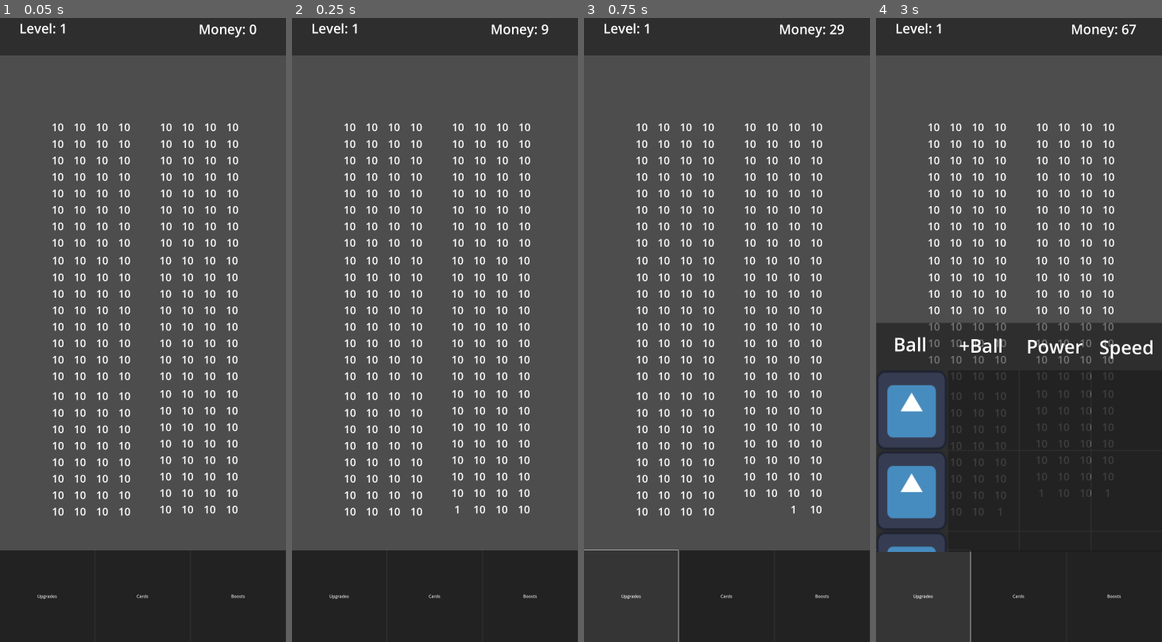
Above: before the commit, frames 1-4 (left to right).
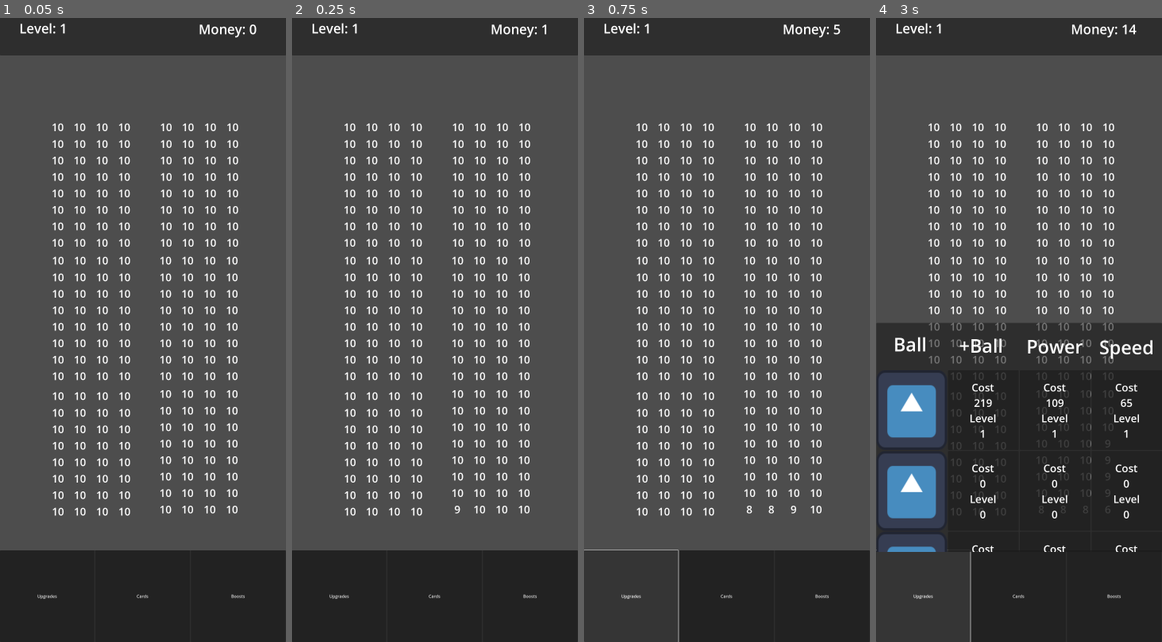
Above: after the commit, the same moments.

Repository: bondhusjude/IdleBrickGame
Game: Godot game, scene res://Scenes/main.tscn
Two runs of this game, one before a commit and one after it. Both use one fixed random seed, a clock stepped at 60 frames per second and the inputs below. The engine's default icon, where the game draws it, is replaced by a stand-in: a white triangle on a blue panel in a dark square.
Inputs:
- Up to frame 1 (0.05 s): no input
- Up to frame 2 (0.25 s): no input
- Up to frame 3 (0.75 s): click "Upgrades" at 0.5 s
- Up to frame 4 (3 s): click "Cards" at 1.25 s; click "Boosts" at 2 s; click "Upgrades" at 2.75 s

Frame 1 is identical in both runs. In frame 2, less than 0.1% of the frame differs, in the area x 56-90%, y 1-80%; in frame 3, 0.3%; in frame 4, 1.2%, in the area x 33-92%, y 1-86%.

Commit message:
finalized upgrades system and adding new balls will take minimal code

Diff:
--- a/Ball/BasicBall/basicBall.tres
+++ b/Ball/BasicBall/basicBall.tres
@@ -4,5 +4,5 @@
 
 [resource]
 script = ExtResource("1_qu8u4")
-damage = 9
+damage = 1
 speed = 500
--- a/Bricks/BasicBrick/BasicBrick.gd
+++ b/Bricks/BasicBrick/BasicBrick.gd
@@ -7,7 +7,11 @@
 func _ready():
 	if brick:
 		brick = brick.duplicate(true)
+		gameMan.getLevel()
 		label.text = str(brick.getHealth())
+
+func calculate_health(base_cost: int, upgrades: int) -> int:
+	return int(base_cost * (upgrades + 1) * log(upgrades + 2))
 
 func _on_body_entered(body: Node2D) -> void:
 	if body.get_class() == "CharacterBody2D":  # Alternative to `is Ball`
--- a/Bricks/brick_base.gd
+++ b/Bricks/brick_base.gd
@@ -1,7 +1,7 @@
 extends Resource
 class_name Brick
 
-@export var health = 10
+@export var health = 1
 @export var brickTexture: Texture2D
 
 func healthAdd(add: int):
--- a/Scenes/main.tscn
+++ b/Scenes/main.tscn
@@ -12,6 +12,9 @@
 
 [sub_resource type="LabelSettings" id="LabelSettings_tfvwg"]
 font_size = 50
+
+[sub_resource type="LabelSettings" id="LabelSettings_yqalx"]
+font_size = 40
 
 [sub_resource type="LabelSettings" id="LabelSettings_xrbhn"]
 font_size = 70
@@ -204,8 +207,6 @@
 mouse_filter = 0
 horizontal_scroll_mode = 0
 vertical_scroll_mode = 3
-script = ExtResource("4_q33mv")
-basicBall = ExtResource("5_6yf3o")
 
 [node name="VBoxContainer" type="VBoxContainer" parent="FullScreen/ExtraMenu/Upgrades/Upgrades"]
 layout_mode = 2
@@ -219,6 +220,9 @@
 size_flags_vertical = 0
 mouse_filter = 2
 alignment = 1
+script = ExtResource("4_q33mv")
+basicBallR = ExtResource("5_6yf3o")
+gameManR = ExtResource("4_f61w4")
 
 [node name="Icon" type="TextureRect" parent="FullScreen/ExtraMenu/Upgrades/Upgrades/VBoxContainer/BasicBall"]
 layout_mode = 2
@@ -230,96 +234,276 @@
 size_flags_horizontal = 3
 mouse_filter = 1
 
+[node name="Label" type="Label" parent="FullScreen/ExtraMenu/Upgrades/Upgrades/VBoxContainer/BasicBall/plusBall"]
+layout_mode = 1
+anchors_preset = -1
+anchor_right = 0.993
+anchor_bottom = 1.0
+offset_right = -0.131012
+offset_bottom = 3.0
+text = "Cost
+0
+Level
+0"
+label_settings = SubResource("LabelSettings_yqalx")
+horizontal_alignment = 1
+vertical_alignment = 1
+
 [node name="Power" type="Button" parent="FullScreen/ExtraMenu/Upgrades/Upgrades/VBoxContainer/BasicBall"]
 layout_mode = 2
 size_flags_horizontal = 3
 mouse_filter = 1
 
+[node name="Label" type="Label" parent="FullScreen/ExtraMenu/Upgrades/Upgrades/VBoxContainer/BasicBall/Power"]
+layout_mode = 1
+anchors_preset = -1
+anchor_right = 0.993
+anchor_bottom = 1.0
+offset_right = -0.131012
+offset_bottom = 3.0
+text = "Cost
+0
+Level
+0"
+label_settings = SubResource("LabelSettings_yqalx")
+horizontal_alignment = 1
+vertical_alignment = 1
+
 [node name="Speed" type="Button" parent="FullScreen/ExtraMenu/Upgrades/Upgrades/VBoxContainer/BasicBall"]
 layout_mode = 2
 size_flags_horizontal = 3
 mouse_filter = 1
 
-[node name="EmptyTemplate" type="HBoxContainer" parent="FullScreen/ExtraMenu/Upgrades/Upgrades/VBoxContainer"]
+[node name="Label" type="Label" parent="FullScreen/ExtraMenu/Upgrades/Upgrades/VBoxContainer/BasicBall/Speed"]
+layout_mode = 1
+anchors_preset = -1
+anchor_right = 0.993
+anchor_bottom = 1.0
+offset_right = -0.131012
+offset_bottom = 3.0
+text = "Cost
+0
+Level
+0"
+label_settings = SubResource("LabelSettings_yqalx")
+horizontal_alignment = 1
+vertical_alignment = 1
+
+[node name="Template" type="HBoxContainer" parent="FullScreen/ExtraMenu/Upgrades/Upgrades/VBoxContainer"]
 custom_minimum_size = Vector2(0, 300)
 layout_mode = 2
 size_flags_vertical = 0
 mouse_filter = 2
 alignment = 1
 
-[node name="Icon" type="TextureRect" parent="FullScreen/ExtraMenu/Upgrades/Upgrades/VBoxContainer/EmptyTemplate"]
+[node name="Icon" type="TextureRect" parent="FullScreen/ExtraMenu/Upgrades/Upgrades/VBoxContainer/Template"]
 layout_mode = 2
 size_flags_horizontal = 3
 texture = ExtResource("3_gv57q")
 
-[node name="Button2" type="Button" parent="FullScreen/ExtraMenu/Upgrades/Upgrades/VBoxContainer/EmptyTemplate"]
-layout_mode = 2
-size_flags_horizontal = 3
-mouse_filter = 1
-
-[node name="Button3" type="Button" parent="FullScreen/ExtraMenu/Upgrades/Upgrades/VBoxContainer/EmptyTemplate"]
-layout_mode = 2
-size_flags_horizontal = 3
-mouse_filter = 1
-
-[node name="Button4" type="Button" parent="FullScreen/ExtraMenu/Upgrades/Upgrades/VBoxContainer/EmptyTemplate"]
-layout_mode = 2
-size_flags_horizontal = 3
-mouse_filter = 1
-
-[node name="EmptyTemplate1" type="HBoxContainer" parent="FullScreen/ExtraMenu/Upgrades/Upgrades/VBoxContainer"]
+[node name="plusBall" type="Button" parent="FullScreen/ExtraMenu/Upgrades/Upgrades/VBoxContainer/Template"]
+layout_mode = 2
+size_flags_horizontal = 3
+mouse_filter = 1
+
+[node name="Label" type="Label" parent="FullScreen/ExtraMenu/Upgrades/Upgrades/VBoxContainer/Template/plusBall"]
+layout_mode = 1
+anchors_preset = -1
+anchor_right = 0.993
+anchor_bottom = 1.0
+offset_right = -0.131012
+offset_bottom = 3.0
+text = "Cost
+0
+Level
+0"
+label_settings = SubResource("LabelSettings_yqalx")
+horizontal_alignment = 1
+vertical_alignment = 1
+
+[node name="Power" type="Button" parent="FullScreen/ExtraMenu/Upgrades/Upgrades/VBoxContainer/Template"]
+layout_mode = 2
+size_flags_horizontal = 3
+mouse_filter = 1
+
+[node name="Label" type="Label" parent="FullScreen/ExtraMenu/Upgrades/Upgrades/VBoxContainer/Template/Power"]
+layout_mode = 1
+anchors_preset = -1
+anchor_right = 0.993
+anchor_bottom = 1.0
+offset_right = -0.131012
+offset_bottom = 3.0
+text = "Cost
+0
+Level
+0"
+label_settings = SubResource("LabelSettings_yqalx")
+horizontal_alignment = 1
+vertical_alignment = 1
+
+[node name="Speed" type="Button" parent="FullScreen/ExtraMenu/Upgrades/Upgrades/VBoxContainer/Template"]
+layout_mode = 2
+size_flags_horizontal = 3
+mouse_filter = 1
+
+[node name="Label" type="Label" parent="FullScreen/ExtraMenu/Upgrades/Upgrades/VBoxContainer/Template/Speed"]
+layout_mode = 1
+anchors_preset = -1
+anchor_right = 0.993
+anchor_bottom = 1.0
+offset_right = -0.131012
+offset_bottom = 3.0
+text = "Cost
+0
+Level
+0"
+label_settings = SubResource("LabelSettings_yqalx")
+horizontal_alignment = 1
+vertical_alignment = 1
+
+[node name="Template1" type="HBoxContainer" parent="FullScreen/ExtraMenu/Upgrades/Upgrades/VBoxContainer"]
 custom_minimum_size = Vector2(0, 300)
 layout_mode = 2
 size_flags_vertical = 0
 mouse_filter = 2
 alignment = 1
 
-[node name="Icon" type="TextureRect" parent="FullScreen/ExtraMenu/Upgrades/Upgrades/VBoxContainer/EmptyTemplate1"]
+[node name="Icon" type="TextureRect" parent="FullScreen/ExtraMenu/Upgrades/Upgrades/VBoxContainer/Template1"]
 layout_mode = 2
 size_flags_horizontal = 3
 texture = ExtResource("3_gv57q")
 
-[node name="Button2" type="Button" parent="FullScreen/ExtraMenu/Upgrades/Upgrades/VBoxContainer/EmptyTemplate1"]
-layout_mode = 2
-size_flags_horizontal = 3
-mouse_filter = 1
-
-[node name="Button3" type="Button" parent="FullScreen/ExtraMenu/Upgrades/Upgrades/VBoxContainer/EmptyTemplate1"]
-layout_mode = 2
-size_flags_horizontal = 3
-mouse_filter = 1
-
-[node name="Button4" type="Button" parent="FullScreen/ExtraMenu/Upgrades/Upgrades/VBoxContainer/EmptyTemplate1"]
-layout_mode = 2
-size_flags_horizontal = 3
-mouse_filter = 1
-
-[node name="EmptyTemplate2" type="HBoxContainer" parent="FullScreen/ExtraMenu/Upgrades/Upgrades/VBoxContainer"]
+[node name="plusBall" type="Button" parent="FullScreen/ExtraMenu/Upgrades/Upgrades/VBoxContainer/Template1"]
+layout_mode = 2
+size_flags_horizontal = 3
+mouse_filter = 1
+
+[node name="Label" type="Label" parent="FullScreen/ExtraMenu/Upgrades/Upgrades/VBoxContainer/Template1/plusBall"]
+layout_mode = 1
+anchors_preset = -1
+anchor_right = 0.993
+anchor_bottom = 1.0
+offset_right = -0.131012
+offset_bottom = 3.0
+text = "Cost
+0
+Level
+0"
+label_settings = SubResource("LabelSettings_yqalx")
+horizontal_alignment = 1
+vertical_alignment = 1
+
+[node name="Power" type="Button" parent="FullScreen/ExtraMenu/Upgrades/Upgrades/VBoxContainer/Template1"]
+layout_mode = 2
+size_flags_horizontal = 3
+mouse_filter = 1
+
+[node name="Label" type="Label" parent="FullScreen/ExtraMenu/Upgrades/Upgrades/VBoxContainer/Template1/Power"]
+layout_mode = 1
+anchors_preset = -1
+anchor_right = 0.993
+anchor_bottom = 1.0
+offset_right = -0.131012
+offset_bottom = 3.0
+text = "Cost
+0
+Level
+0"
+label_settings = SubResource("LabelSettings_yqalx")
+horizontal_alignment = 1
+vertical_alignment = 1
+
+[node name="Speed" type="Button" parent="FullScreen/ExtraMenu/Upgrades/Upgrades/VBoxContainer/Template1"]
+layout_mode = 2
+size_flags_horizontal = 3
+mouse_filter = 1
+
+[node name="Label" type="Label" parent="FullScreen/ExtraMenu/Upgrades/Upgrades/VBoxContainer/Template1/Speed"]
+layout_mode = 1
+anchors_preset = -1
+anchor_right = 0.993
+anchor_bottom = 1.0
+offset_right = -0.131012
+offset_bottom = 3.0
+text = "Cost
+0
+Level
+0"
+label_settings = SubResource("LabelSettings_yqalx")
+horizontal_alignment = 1
+vertical_alignment = 1
+
+[node name="Template2" type="HBoxContainer" parent="FullScreen/ExtraMenu/Upgrades/Upgrades/VBoxContainer"]
 custom_minimum_size = Vector2(0, 300)
 layout_mode = 2
 size_flags_vertical = 0
 mouse_filter = 2
 alignment = 1
 
-[node name="Icon" type="TextureRect" parent="FullScreen/ExtraMenu/Upgrades/Upgrades/VBoxContainer/EmptyTemplate2"]
+[node name="Icon" type="TextureRect" parent="FullScreen/ExtraMenu/Upgrades/Upgrades/VBoxContainer/Template2"]
 layout_mode = 2
 size_flags_horizontal = 3
 texture = ExtResource("3_gv57q")
 
-[node name="Button2" type="Button" parent="FullScreen/ExtraMenu/Upgrades/Upgrades/VBoxContainer/EmptyTemplate2"]
-layout_mode = 2
-size_flags_horizontal = 3
-mouse_filter = 1
-
-[node name="Button3" type="Button" parent="FullScreen/ExtraMenu/Upgrades/Upgrades/VBoxContainer/EmptyTemplate2"]
-layout_mode = 2
-size_flags_horizontal = 3
-mouse_filter = 1
-
-[node name="Button4" type="Button" parent="FullScreen/ExtraMenu/Upgrades/Upgrades/VBoxContainer/EmptyTemplate2"]
-layout_mode = 2
-size_flags_horizontal = 3
-mouse_filter = 1
+[node name="plusBall" type="Button" parent="FullScreen/ExtraMenu/Upgrades/Upgrades/VBoxContainer/Template2"]
+layout_mode = 2
+size_flags_horizontal = 3
+mouse_filter = 1
+
+[node name="Label" type="Label" parent="FullScreen/ExtraMenu/Upgrades/Upgrades/VBoxContainer/Template2/plusBall"]
+layout_mode = 1
+anchors_preset = -1
+anchor_right = 0.993
+anchor_bottom = 1.0
+offset_right = -0.131012
+offset_bottom = 3.0
+text = "Cost
+0
+Level
+0"
+label_settings = SubResource("LabelSettings_yqalx")
+horizontal_alignment = 1
+vertical_alignment = 1
+
+[node name="Power" type="Button" parent="FullScreen/ExtraMenu/Upgrades/Upgrades/VBoxContainer/Template2"]
+layout_mode = 2
+size_flags_horizontal = 3
+mouse_filter = 1
+
+[node name="Label" type="Label" parent="FullScreen/ExtraMenu/Upgrades/Upgrades/VBoxContainer/Template2/Power"]
+layout_mode = 1
+anchors_preset = -1
+anchor_right = 0.993
+anchor_bottom = 1.0
+offset_right = -0.131012
+offset_bottom = 3.0
+text = "Cost
+0
+Level
+0"
+label_settings = SubResource("LabelSettings_yqalx")
+horizontal_alignment = 1
+vertical_alignment = 1
+
+[node name="Speed" type="Button" parent="FullScreen/ExtraMenu/Upgrades/Upgrades/VBoxContainer/Template2"]
+layout_mode = 2
+size_flags_horizontal = 3
+mouse_filter = 1
+
+[node name="Label" type="Label" parent="FullScreen/ExtraMenu/Upgrades/Upgrades/VBoxContainer/Template2/Speed"]
+layout_mode = 1
+anchors_preset = -1
+anchor_right = 0.993
+anchor_bottom = 1.0
+offset_right = -0.131012
+offset_bottom = 3.0
+text = "Cost
+0
+Level
+0"
+label_settings = SubResource("LabelSettings_yqalx")
+horizontal_alignment = 1
+vertical_alignment = 1
 
 [node name="BallLabel" type="Label" parent="FullScreen/ExtraMenu/Upgrades"]
 layout_mode = 1
@@ -393,6 +577,6 @@
 [connection signal="child_exiting_tree" from="BrickFormationMan" to="BrickFormationMan" method="_on_child_exiting_tree"]
 [connection signal="endLevel" from="BrickFormationMan" to="GameManager" method="_on_brick_formation_man_end_level"]
 [connection signal="pressed" from="FullScreen/Bottom_UI/HBoxContainer/Upgrades" to="FullScreen" method="_on_upgrades_pressed"]
-[connection signal="pressed" from="FullScreen/ExtraMenu/Upgrades/Upgrades/VBoxContainer/BasicBall/plusBall" to="FullScreen/ExtraMenu/Upgrades/Upgrades" method="_on_plus_ball_pressed"]
-[connection signal="pressed" from="FullScreen/ExtraMenu/Upgrades/Upgrades/VBoxContainer/BasicBall/Power" to="FullScreen/ExtraMenu/Upgrades/Upgrades" method="_on_power_pressed"]
-[connection signal="pressed" from="FullScreen/ExtraMenu/Upgrades/Upgrades/VBoxContainer/BasicBall/Speed" to="FullScreen/ExtraMenu/Upgrades/Upgrades" method="_on_speed_pressed"]
+[connection signal="pressed" from="FullScreen/ExtraMenu/Upgrades/Upgrades/VBoxContainer/BasicBall/plusBall" to="FullScreen/ExtraMenu/Upgrades/Upgrades/VBoxContainer/BasicBall" method="_on_plus_ball_pressed"]
+[connection signal="pressed" from="FullScreen/ExtraMenu/Upgrades/Upgrades/VBoxContainer/BasicBall/Power" to="FullScreen/ExtraMenu/Upgrades/Upgrades/VBoxContainer/BasicBall" method="_on_power_pressed"]
+[connection signal="pressed" from="FullScreen/ExtraMenu/Upgrades/Upgrades/VBoxContainer/BasicBall/Speed" to="FullScreen/ExtraMenu/Upgrades/Upgrades/VBoxContainer/BasicBall" method="_on_speed_pressed"]
--- a/UI/upgrades.gd
+++ b/UI/upgrades.gd
@@ -1,16 +1,70 @@
 extends Control
 
-@export var basicBall: Ball
-@onready var gameMan = $"../../../../GameManager"
+@export var basicBallR: Ball
+@onready var basicBall = self
+@export var gameManR: GameManager
+@onready var gameMan = $"../../../../../../GameManager"
+
+@onready var powerLabel = (basicBall.get_child(2)).get_child(0)
+@onready var speedLabel = (basicBall.get_child(3)).get_child(0)
+@onready var plusLabel = (basicBall.get_child(1)).get_child(0)
+
+# Base costs for each upgrade
+var base_cost_power: int = 50
+var base_cost_speed: int = 30
+var base_cost_ball: int = 100
+
+# Upgrade counters
+var power_upgrades: int = 1
+var speed_upgrades: int = 1
+var ball_upgrades: int = 1
+
+func _ready() -> void:
+	set_text(powerLabel, power_upgrades, calculate_cost(base_cost_power, power_upgrades))
+	set_text(speedLabel, speed_upgrades, calculate_cost(base_cost_speed, speed_upgrades))
+	set_text(plusLabel, ball_upgrades, calculate_cost(base_cost_ball, ball_upgrades))
+
+func calculate_cost(base_cost: int, upgrades: int) -> int:
+	return int(base_cost * (upgrades + 1) * log(upgrades + 2))
+
+func set_text(label: Label, upgrades: int, cost: int):
+	label.text = "Cost\n" + str(cost) + "\nLevel\n" + str(upgrades)
 
 ## Basic Ball
 func _on_plus_ball_pressed() -> void:
-	gameMan.spawnBall("res://Ball/BasicBall/basic_ball.tscn")
+	var cost = calculate_cost(base_cost_ball, ball_upgrades)
+	if gameManR.getMoney() >= cost:
+		gameManR.removeMoney(cost)
+		ball_upgrades += 1
+		gameMan.spawnBall("res://Ball/BasicBall/basic_ball.tscn")
+		set_text(plusLabel, ball_upgrades, calculate_cost(base_cost_ball, ball_upgrades))
+		#print("New Ball Purchased! Next cost: ", calculate_cost(base_cost_ball, ball_upgrades))
+	else:
+		pass
+		#print("Not enough currency!")
 
 ## Basic Ball
 func _on_power_pressed() -> void:
-	basicBall.setDamage(basicBall.getDamage() + 1)
+	var cost = calculate_cost(base_cost_power, power_upgrades)
+	if gameManR.getMoney() >= cost:
+		gameManR.removeMoney(cost)
+		power_upgrades += 1
+		basicBallR.setDamage(basicBallR.getDamage() + 1)
+		set_text(powerLabel, power_upgrades, calculate_cost(base_cost_power, power_upgrades))
+		#print("Power Upgraded! Next cost: ", calculate_cost(base_cost_power, power_upgrades))
+	else:
+		pass
+		#print("Not enough currency!")
 
 ## Basic Ball
 func _on_speed_pressed() -> void:
-	basicBall.setSpeed(basicBall.getSpeed() + 10)
+	var cost = calculate_cost(base_cost_speed, speed_upgrades)
+	if gameManR.getMoney() >= cost:
+		gameManR.removeMoney(cost)
+		speed_upgrades += 1
+		basicBallR.setSpeed(basicBallR.getSpeed() + 10)
+		set_text(speedLabel, speed_upgrades, calculate_cost(base_cost_speed, speed_upgrades))
+		#print("Speed Upgraded! Next cost: ", calculate_cost(base_cost_speed, speed_upgrades))
+	else:
+		pass
+		#print("Not enough currency!")
Not shown: 1 places in Scenes/main.tscn that only renumber resources
